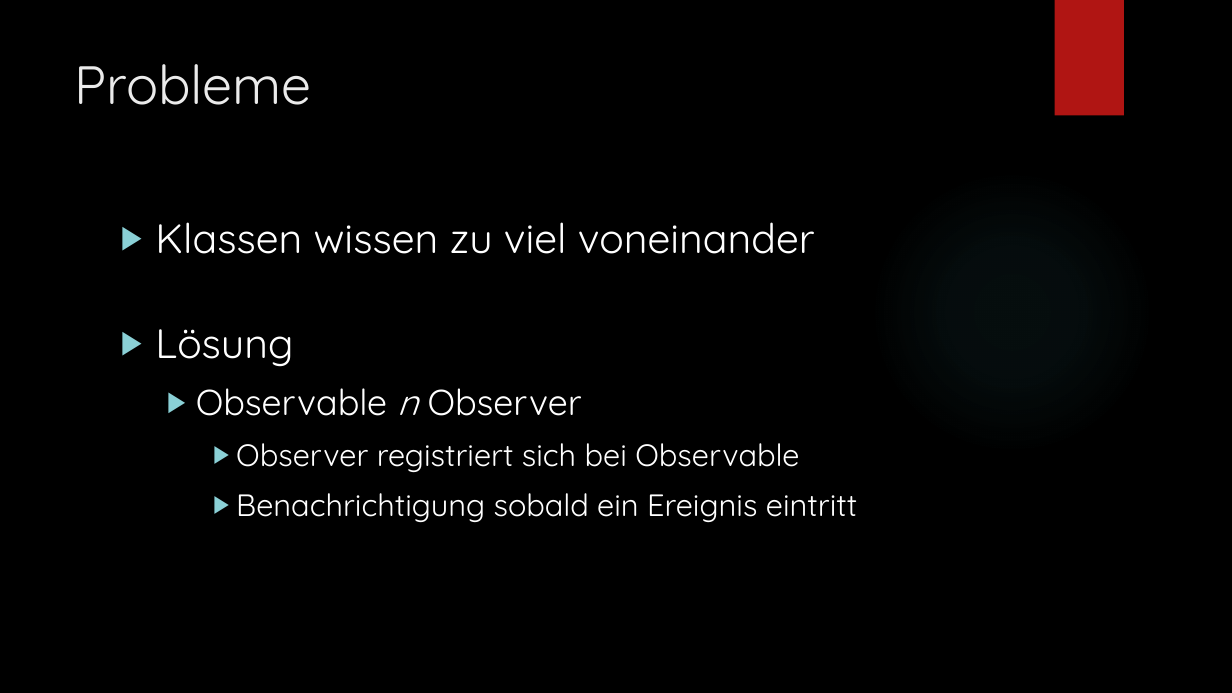
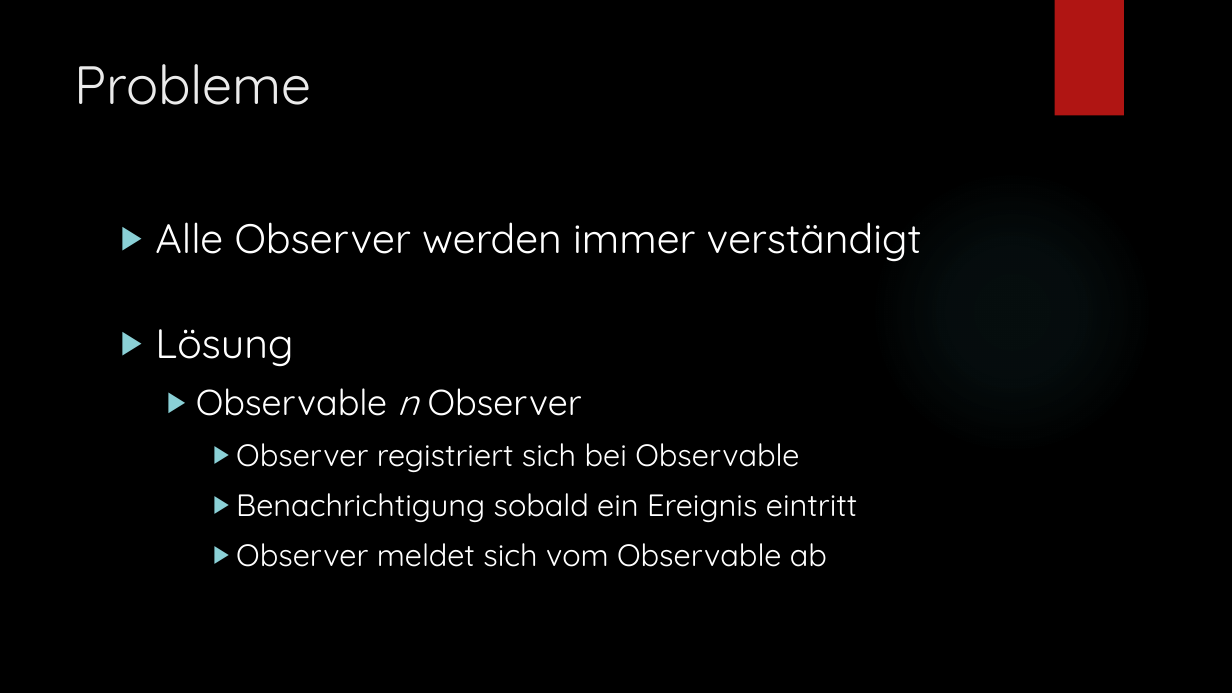
Before and after one commit to leoggehrer/1920_78ABIF, a slide deck: slide 16 of Inheritence&ObserverPattern.pptx. Drawn at 1232x693 pixels with LibreOffice and Linux fonts; fonts in the diff are those of the drawing; background and template pictures are left out. Boxes give left, top, right and bottom in pixels: in the first picture for what was removed or moved away, otherwise in the second. Text is boxed around its words. In the diff, an @@ line names an element or a change of style, - is before the commit and + after.

Commit message:
'fehlerausgebessert'

```diff
--- a/Inheritence&ObserverPattern.pptx
+++ b/Inheritence&ObserverPattern.pptx
@@ text at (155,222,922,262): text changed @@
-▶ Klassen wissen zu viel voneinander
+▶ Alle Observer werden immer verständigt
@@ text at (236,543,827,567): paragraph added @@
+    ▶ Observer meldet sich vom Observable ab
```
